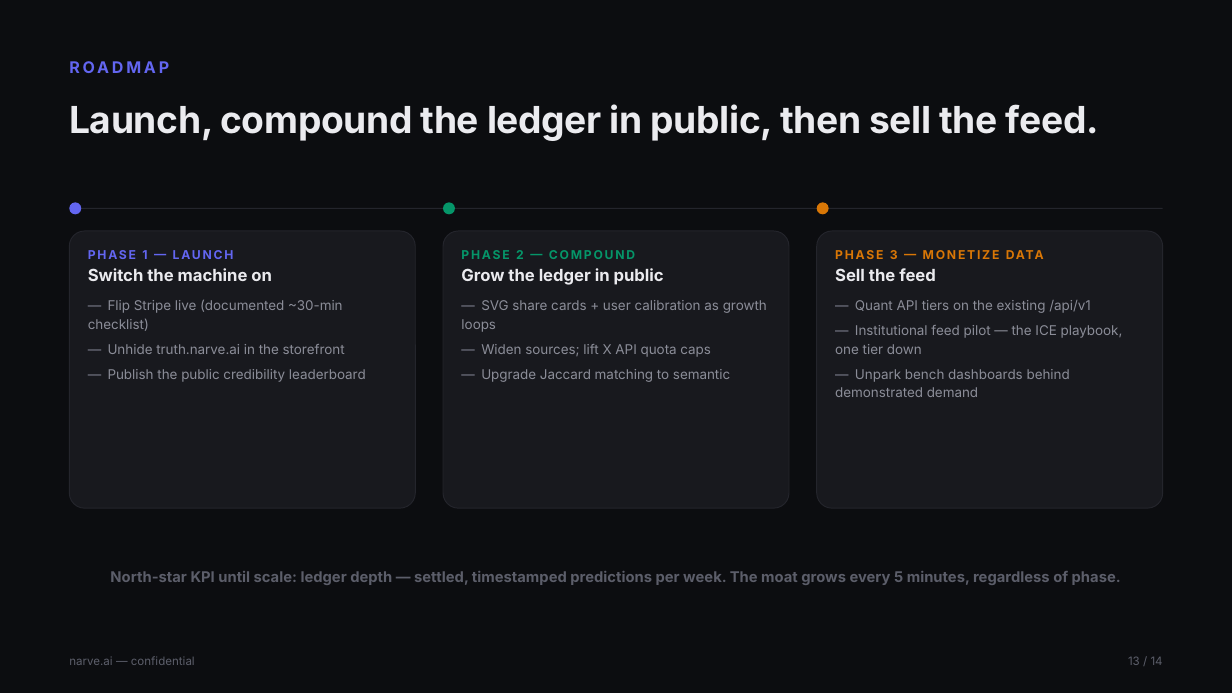
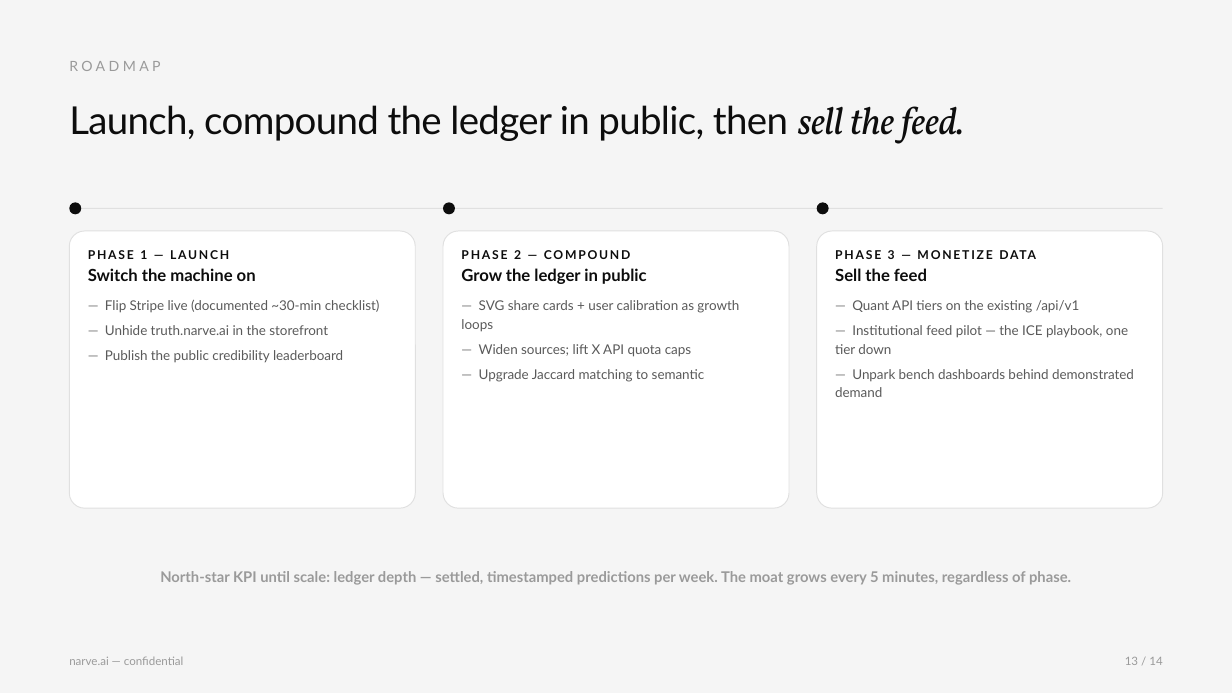
Before and after one commit to Jhabbig/Habbig, a slide deck: slide 13 of pitch-deck/narve-pitch-deck.pptx. Drawn at 1232x693 pixels with LibreOffice and Linux fonts; fonts in the diff are those of the drawing. Boxes give left, top, right and bottom in pixels: in the first picture for what was removed or moved away, otherwise in the second. Text is boxed around its words. In the diff, an @@ line names an element or a change of style, - is before the commit and + after.

```diff
--- a/pitch-deck/narve-pitch-deck.pptx
+++ b/pitch-deck/narve-pitch-deck.pptx
@@ rectangle at <box>0,0,1232,693</box>: fill #0C0D10 to #F5F5F5 @@
@@ text "ROADMAP" at <box>69,61,160,71</box>: size 12.5 to 11 pt, font Inter to Lato, text colour #6366F1 to #9A9A9A, letter spacing 2.2 to 2.6 pt, bold off @@
@@ text "Launch, compound the ledger in ..." at <box>69,105,965,143</box>: size 29 to 30 pt, text colour #EBEBEF to #0D0D0D, bold off; font Inter to Lato, letter spacing -0.3 to -0.5 pt in "Launch, compound the ledger in public, then"; font Inter to Vollkorn, italic on in "sell the feed." @@
@@ rectangle at <box>69,208,1163,209</box>: fill #24252C to #E0E0E0 @@
@@ ellipse at <box>69,202,81,214</box>: fill #6366F1 to #0D0D0D @@
@@ ellipse at <box>443,202,455,214</box>: fill #059669 to #0D0D0D @@
@@ ellipse at <box>817,202,829,214</box>: fill #D97706 to #0D0D0D @@
@@ fill #18191E to #FFFFFF; outline #24252C 0.75 pt to #E0E0E0 0.75 pt in 3 elements at <box>69,231,415,508</box>, <box>443,231,788,508</box>, <box>817,231,1163,508</box> @@
@@ text "PHASE 1 — LAUNCH" at <box>88,250,380,362</box>: font Inter to Lato; text colour #6366F1 to #0D0D0D in "PHASE 1 — LAUNCH"; text colour #EBEBEF to #0D0D0D in "Switch the machine on"; text colour #5C5E6A to #9A9A9A in "—", "—", "—"; text colour #8B8D98 to #5A5A5A in "Flip Stripe live (documented ~30-min checklist)", "Unhide truth.narve.ai in the storefront", "Publish the public credibility leaderboard" @@
@@ text "PHASE 2 — COMPOUND" at <box>461,250,739,382</box>: font Inter to Lato; text colour #059669 to #0D0D0D in "PHASE 2 — COMPOUND"; text colour #EBEBEF to #0D0D0D in "Grow the ledger in public"; text colour #5C5E6A to #9A9A9A in "—", "—", "—"; text colour #8B8D98 to #5A5A5A in "SVG share cards + user calibration as ...", "Widen sources; lift X API quota caps", "Upgrade Jaccard matching to semantic" @@
@@ text "PHASE 3 — MONETIZE DATA" at <box>835,250,1134,397</box>: font Inter to Lato; text colour #D97706 to #0D0D0D in "PHASE 3 — MONETIZE DATA"; text colour #EBEBEF to #0D0D0D in "Sell the feed"; text colour #5C5E6A to #9A9A9A in "—", "—", "—"; text colour #8B8D98 to #5A5A5A in "Quant API tiers on the existing /api/v1", "Institutional feed pilot — the ICE playbook, ...", "Unpark bench dashboards behind demonstrated demand" @@
@@ font Inter to Lato, text colour #5C5E6A to #9A9A9A in 3 elements at <box>69,656,183,665</box>, <box>1125,657,1162,665</box>, <box>160,571,1071,585</box> @@
```
Also in this commit, not shown: 13 other slides changed, 1 other file.
